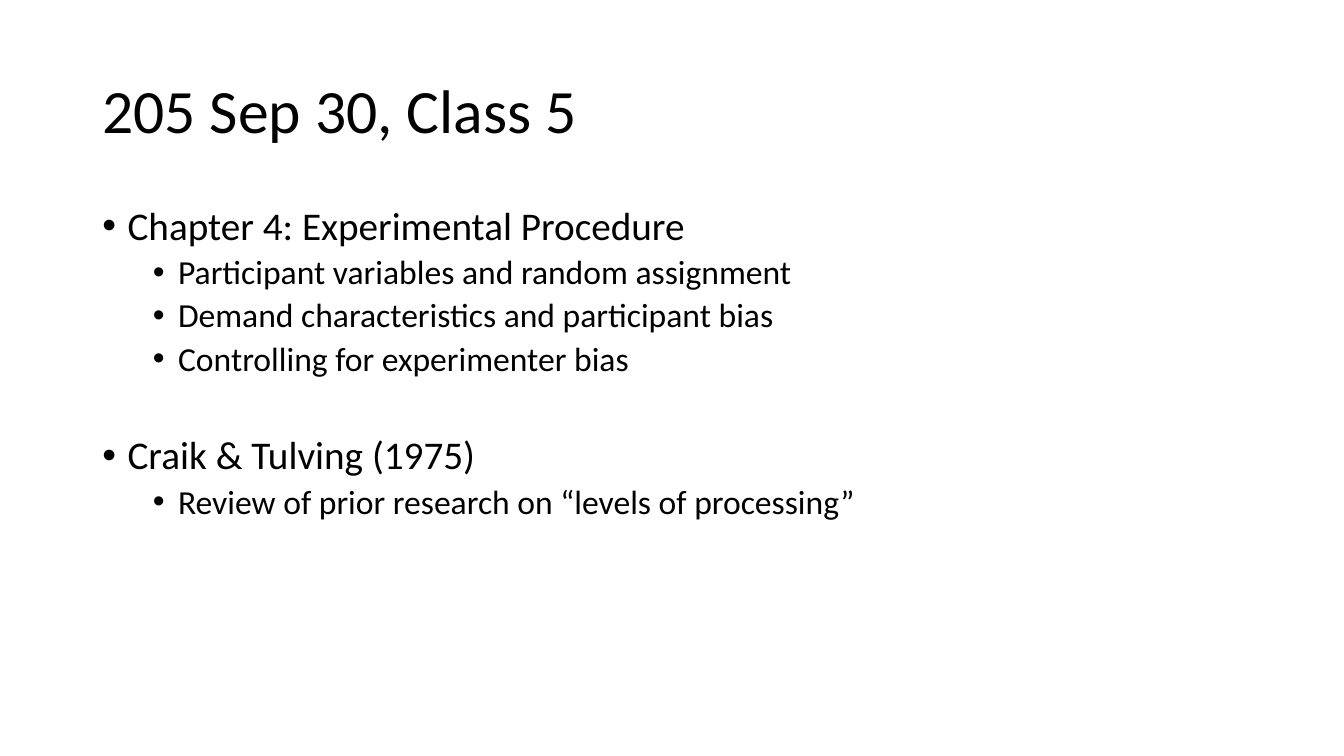
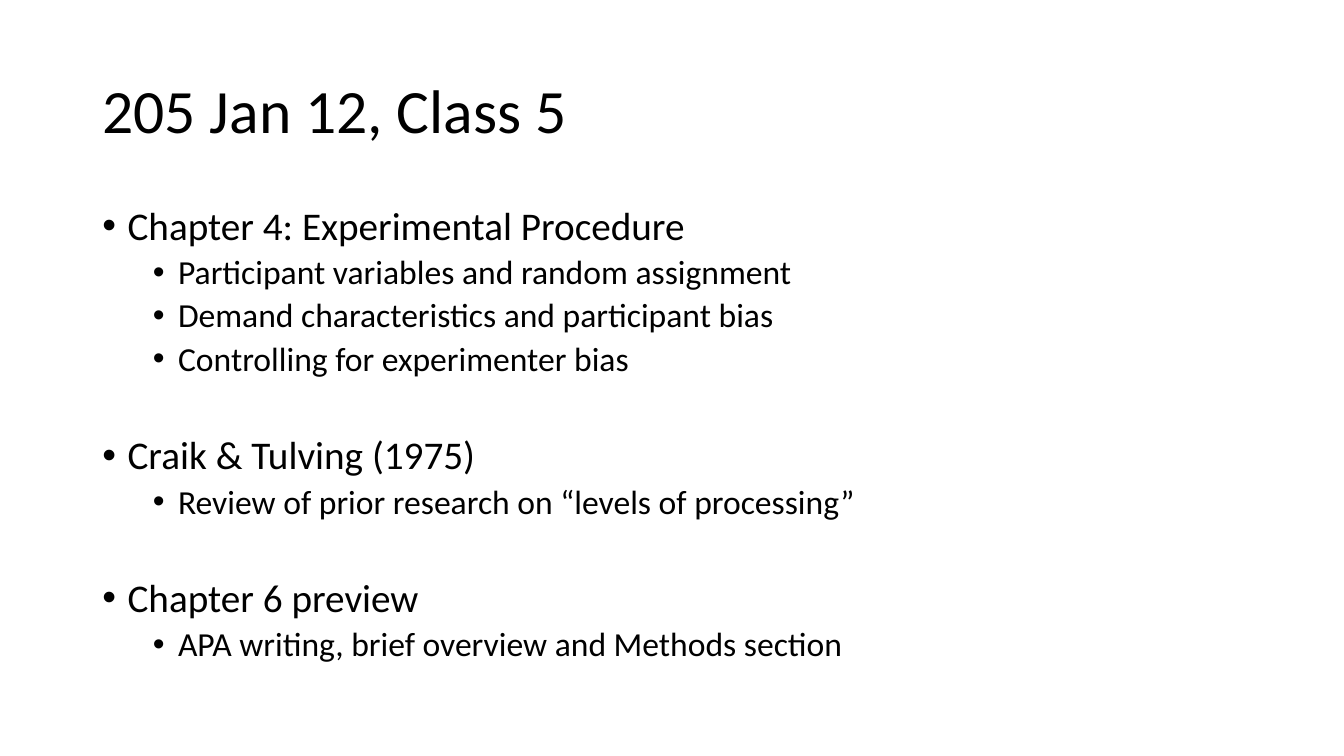
Before and after one commit to preber/Research-Methods, a slide deck: slide 1 of Class Slides 2024/Class 5.pptx. Drawn at 1344x756 pixels with LibreOffice and Linux fonts; fonts in the diff are those of the drawing. Boxes give left, top, right and bottom in pixels: in the first picture for what was removed or moved away, otherwise in the second. Text is boxed around its words. In the diff, an @@ line names an element or a change of style, - is before the commit and + after.

Commit message:
Chapters 8 to 10

```diff
--- a/Class Slides 2024/Class 5.pptx
+++ b/Class Slides 2024/Class 5.pptx
@@ title at box(102, 90, 566, 141): text changed @@
-205 Sep 30, Class 5
+205 Jan 12, Class 5
@@ text at box(128, 584, 842, 662): paragraphs added @@
+• Chapter 6 preview
+  • APA writing, brief overview and Methods section
```
Also in this commit, not shown: 2 other slides changed, 4 slides added, 35 other files.
